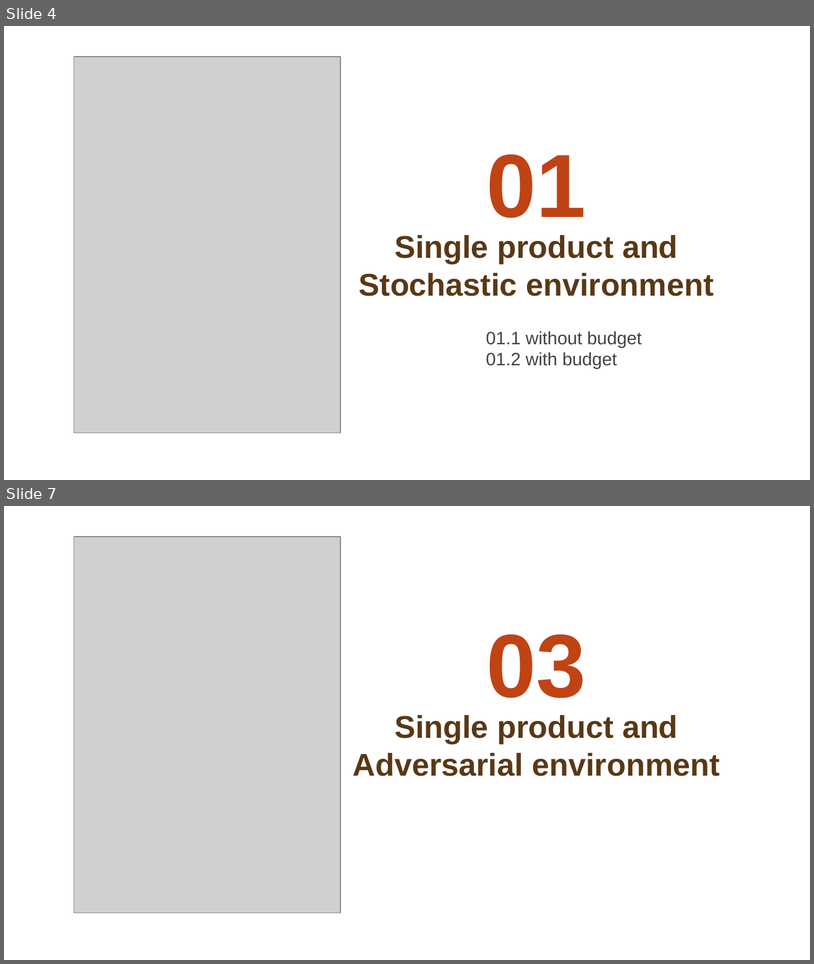
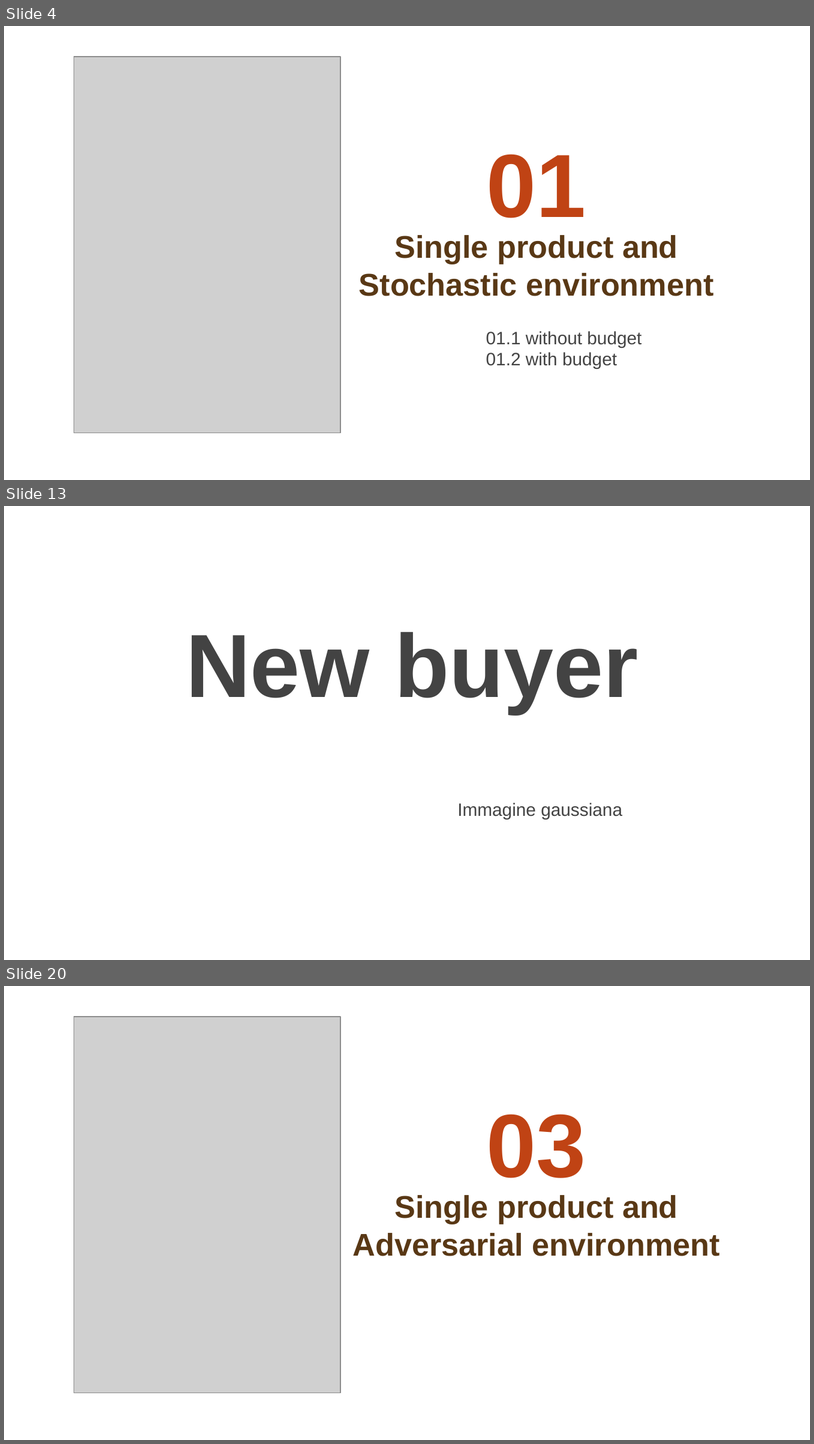
Before and after one commit to matteopasqual02/OLA-2025-project, a slide deck: presentation.pptx. Shown one above the other, each under a label of ours: slides 4 and 7 before the commit, slides 4, 13 and 20 after it; the slides between them are not shown. The pictures are 814x964 and 814x1444 pixels, drawn with LibreOffice and Linux fonts; fonts in the diff are those of the drawing; grey boxes stand for pictures; background and template pictures are left out. Boxes give left, top, right and bottom in pixels: in the first picture for what was removed or moved away, otherwise in the second. Text is boxed around its words. In the diff, an @@ line names an element or a change of style, - is before the commit and + after.

```diff
--- a/presentation.pptx
+++ b/presentation.pptx
@@ slide 13 added at (4, 506, 810, 960), background picture (left out) @@
@@ title added at (186, 632, 638, 714), 80 pt, text #434343, bold @@
+New buyer
@@ subtitle added at (458, 802, 623, 819), 16 pt, text #434343 @@
+Immagine gaussiana
@@ what was slide 7 is now slide 20 @@
```
Also in this commit, not shown: 1 slide changed, 30 other slides added, 1 slide removed.
